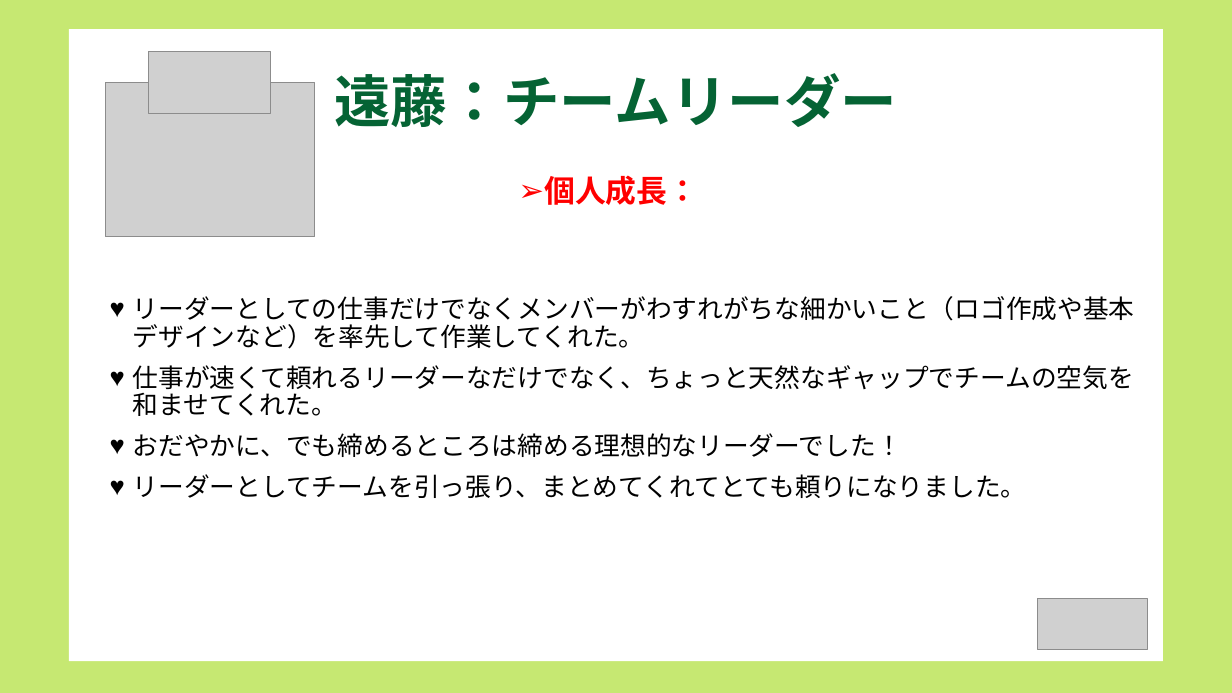
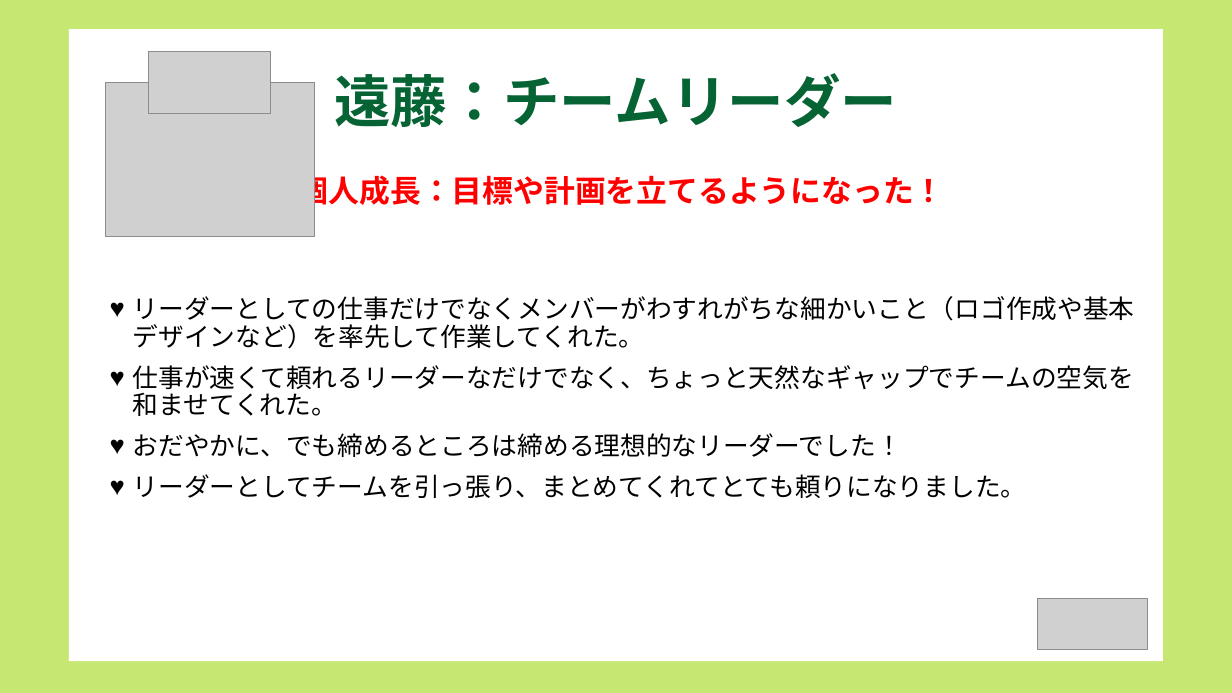
Before and after one commit to dojo2022/B-3, a slide deck: slide 13 of doc/コピー動画なし_B3炙りえんがわ_成果発表会資料.pptx. Drawn at 1232x693 pixels with LibreOffice and Linux fonts; fonts in the diff are those of the drawing; grey boxes stand for pictures. Boxes give left, top, right and bottom in pixels: in the first picture for what was removed or moved away, otherwise in the second. Text is boxed around its words. In the diff, an @@ line names an element or a change of style, - is before the commit and + after.

```diff
--- a/doc/コピー動画なし_B3炙りえんがわ_成果発表会資料.pptx
+++ b/doc/コピー動画なし_B3炙りえんがわ_成果発表会資料.pptx
@@ text at (298, 171, 945, 211): text changed @@
-➢ 個人成長：
+➢ 個人成長：目標や計画を立てるようになった！
```
